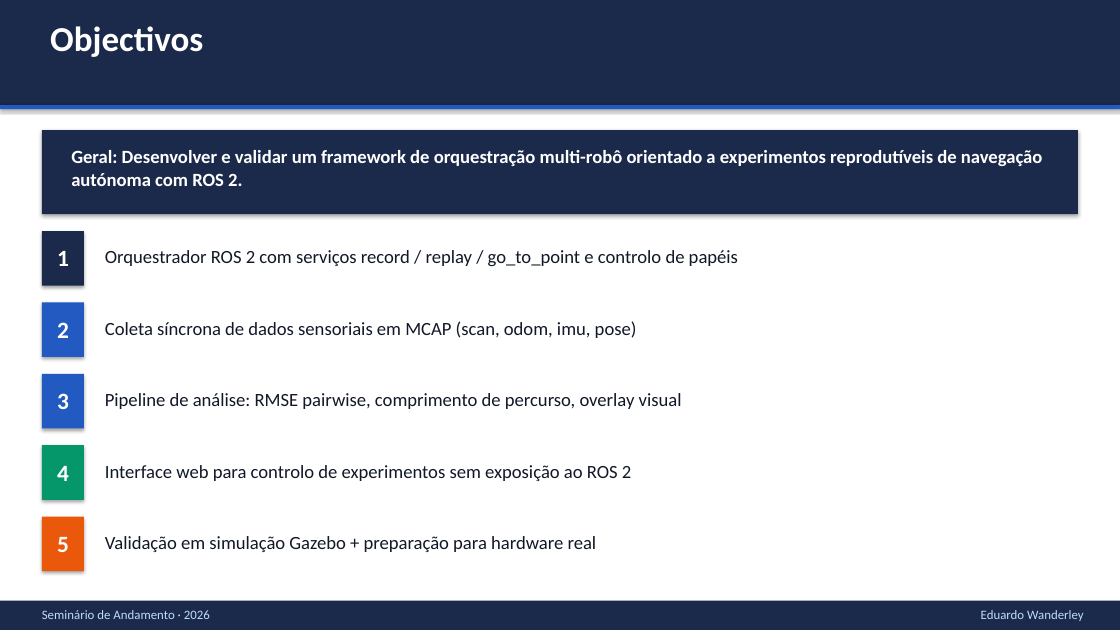
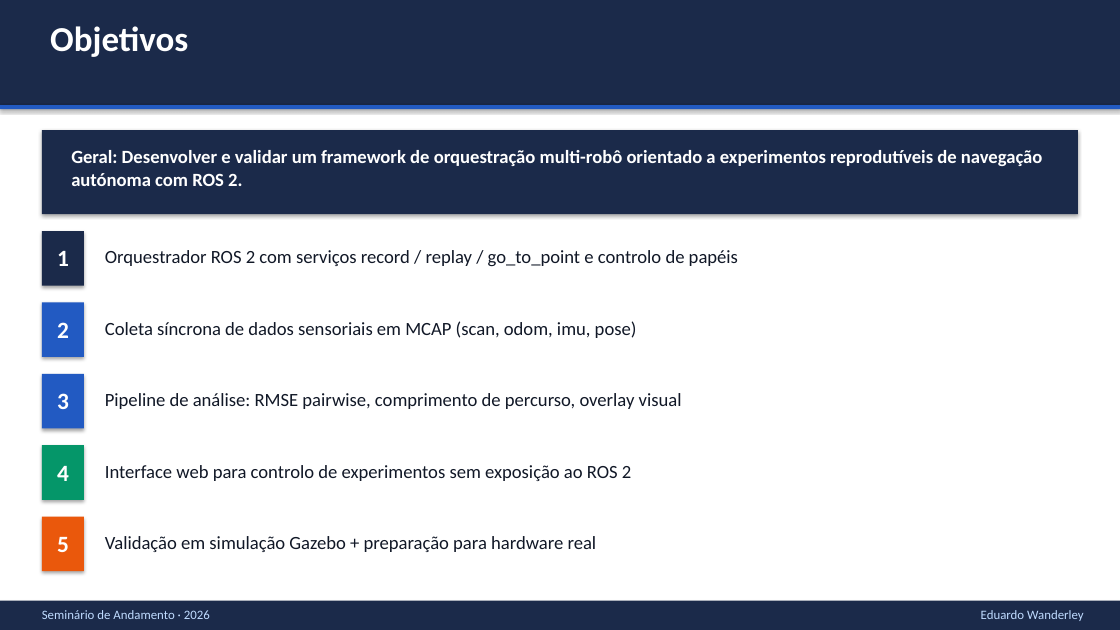
Before and after one commit to eduardowanderleyde/fleet-ui, a slide deck: slide 4 of disserta-apresenta/apresentacao_seminario.pptx. Drawn at 1120x630 pixels with LibreOffice and Linux fonts; fonts in the diff are those of the drawing. Boxes give left, top, right and bottom in pixels: in the first picture for what was removed or moved away, otherwise in the second. Text is boxed around its words. In the diff, an @@ line names an element or a change of style, - is before the commit and + after.

Commit message:
Fix European-Portuguese spellings in the seminar deck (PT-PT vs PT-BR)
"Objectivos", "Arquitectura", "directo", "actua" and "trajectória(s)" are
European Portuguese spelling — the dissertation itself and every other part
of this Brazilian (UFPE) presentation use the Brazilian forms without the
silent consonant. Fixed all 10 occurrences across the Agenda, Motivação,
Objetivos, Arquitetura, Papéis and Metodologia slides. Re-validated
(schema/relationships passed) and re-read the content to confirm zero
matches remain for any of the affected words.

```diff
--- a/disserta-apresenta/apresentacao_seminario.pptx
+++ b/disserta-apresenta/apresentacao_seminario.pptx
@@ text at (50,26,188,57): text changed @@
-Objectivos
+Objetivos
```
Also in this commit, not shown: 6 other slides changed.
